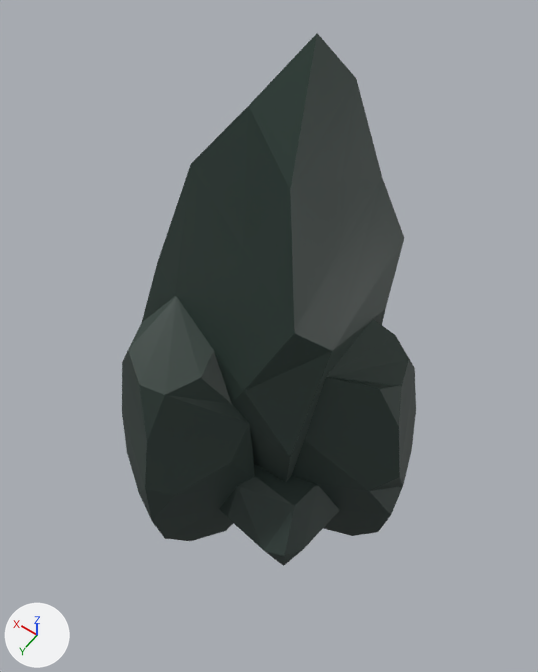
An edit to the FBX model The Demon King/Assets/Art/Props/Rock/SM_Rock_05.fbx, drawn before and after from the same camera.
Before and after are seen from a camera (50 mm lens) standing at (-3.87, 5.36, 9.94) and looking at (0.27, -0.42, 0.85). Arrows for +X, +Y and +Z are at lower left; the lights stay in place. Where no turn or scale is listed for an object, it has been applied to the vertices.

Names of what the first picture shows: 'SM_Rock_05'.
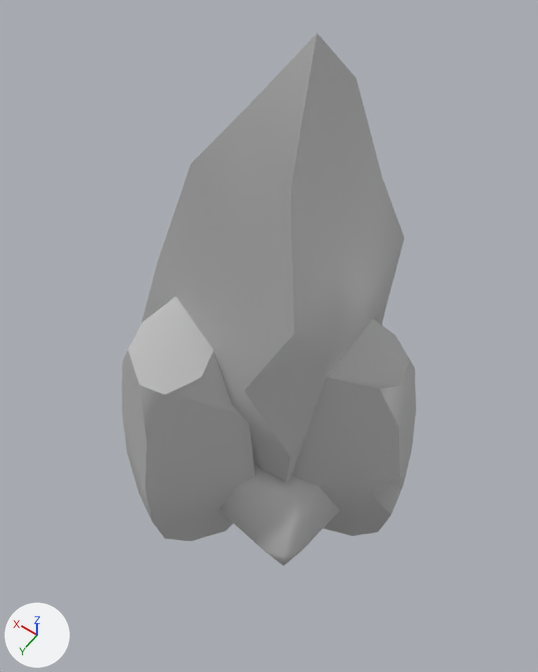
What differs and where, as boxes [x1, y1, x2, y2] in the pictures (538 x 672 px; the box of a moved part takes in the faces that stretch with it):
part 1 of me_mesh, moved or reshaped: [128, 165, 368, 548] in both
part 2 of me_mesh, recoloured (black to grey): [122, 33, 416, 566] in both

The edits, one by one:
Material 'Rock_05' (mat_rock_05) is new.
Its base color is (0.5, 0.5, 0.5) (grey #bcbcbc).
me_mesh is used by ob_sm_rock_05; location (-0.04, 0.05, 0.41).
me_mesh had 253 vertices, 502 faces and spanned x -2.58..2.58, y -2.6..2.6, z -6.16..6.16.
me_mesh now has 238 vertices, 472 faces and spans x -2.58..2.58, y -2.6..2.6, z -6.16..6.16.
Part 1, on me_mesh:
23 vertices are removed from x -2.15..1.52, y -1.35..1.15, z -2.83..2.52.
96 faces are deleted.
1 vertex moves within x -1.17, y 0.84, z -1.55.
8 vertices are added at x -2.13..1.51, y -1.35..1.14, z -2.82..2.52.
66 new faces join them.
me_mesh part 2: 406 faces spanning x -2.58..2.58, y -2.6..2.6, z -6.16..6.16 switch from mat_m_master (picture img_t_mastergradient_c_png) to mat_rock_05 (grey #bcbcbc).
